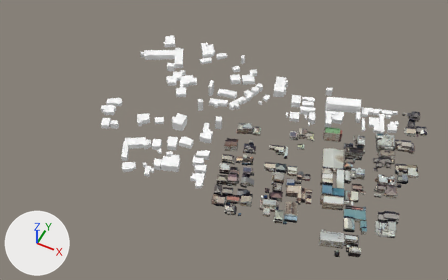
What one commit did to the glTF model spike-3d/public/data/2023-lod3-station-2-0-packed.glb.
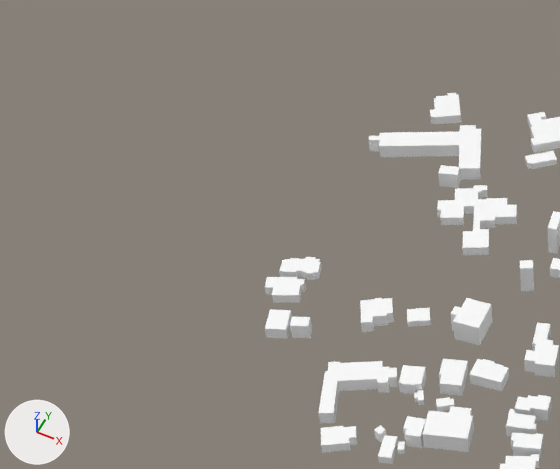
Old and new are each drawn whole from a camera (50 mm lens) standing at (-152.0, 168.0, 585.0) and looking at (-372.0, 608.0, 35.0) and again close up on the part from 0% to 48% of the width and 0% to 64% of the height. The lights are fixed; the arrows at lower left show +X, +Y and +Z. The first two pictures are the older version. Where no turn or scale is listed for an object, it has been applied to the vertices. Vertices at exactly the same position are counted once.
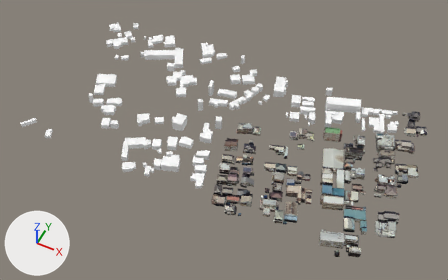
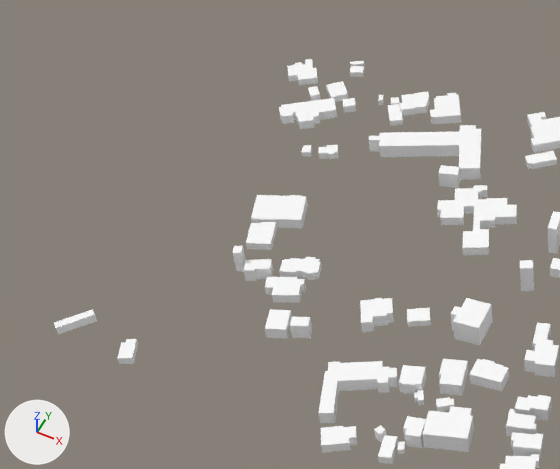
Where the newer file only moved an object's origin or applied its transform, the numbers keep the older frame.

Changed parts and their boxes (x1, y1, x2, y2) in the close-ups (560 x 469 px):
'Mesh_0', reshaped: before (265, 93, 560, 469); after (54, 59, 560, 469)
part 1 of me_mesh_0, added: after (391, 97, 400, 105)
part 2 of me_mesh_0, added: after (308, 86, 321, 101)
part 3 of me_mesh_0, added: after (233, 246, 246, 271)
part 4 of me_mesh_0, added: after (301, 145, 312, 157)
part 5 of me_mesh_0, added: after (378, 95, 384, 105)
part 6 of me_mesh_0, added: after (54, 59, 430, 364)

The change, as a list of edits to the scene's bpy script:
```text
Change me_mesh_0:
    used by ob_mesh_0; location = (-534.8, 744.9, 41.3)
    remove me_mesh_0.from_pydata(...)  # 6672 vertices, 12661 faces; spans x 0.0..383.0, y -238.0..0.0, z 0.0..17.0
    add me_mesh_0.from_pydata(...)  # 6927 vertices, 13096 faces; spans x -67.0..383.0, y -238.0..0.0, z 0.0..19.0
    me_mesh_0 part 1: the loose piece of 8 vertices spanning x 44.0..55.0, y -68.0..-60.0, z 2.0..10.0 is copied, and the copy is scaled about its middle by (0.448, 0.722, 0.346), then moved by (-55.0, 39.0, -2.0); it spans x -8.0..-2.0, y -28.0..-22.0, z 3.0..5.0
    me_mesh_0 part 2: the loose piece of 8 vertices spanning x 44.0..55.0, y -68.0..-60.0, z 2.0..10.0 is copied, and the copy is turned -64.4 degrees about the z axis through its middle and scaled by 0.699, then moved by (-93.0, 22.0, 2.0); it spans x -47.0..-39.0, y -46.0..-38.0, z 5.0..10.0
    me_mesh_0 part 3: the loose piece of 8 vertices spanning x 37.0..47.0, y -189.0..-180.0, z 5.0..12.0 is copied, and the copy is scaled about its middle by (0.512, 0.723, 1.53), then moved by (-47.0, 21.0, 5.0); it spans x -7.0..-2.0, y -167.0..-161.0, z 7.0..19.0
    me_mesh_0 part 4: the loose piece of 8 vertices spanning x 25.0..38.0, y -194.0..-180.0, z 5.0..11.0 is copied, and the copy is scaled about its middle by (0.45, 0.447, 0.508), then moved by (-56.0, 108.0, -2.0); it spans x -27.0..-21.0, y -83.0..-76.0, z 4.0..7.0
    me_mesh_0 part 5: the loose piece of 8 vertices spanning x 123.0..130.0, y -13.0..-6.0, z 1.0..11.0 is copied, and the copy is scaled about its middle by (0.601, 0.804, 0.295), then moved by (-139.0, -17.0, -2.0); it spans x -15.0..-11.0, y -29.0..-24.0, z 3.0..6.0
    me_mesh_0 part 6: 222 vertices added at x -67.0..12.0, y -234.0..-5.0, z 1.0..13.0
    other edits to the shape of me_mesh_0 do not show in these pictures
```
